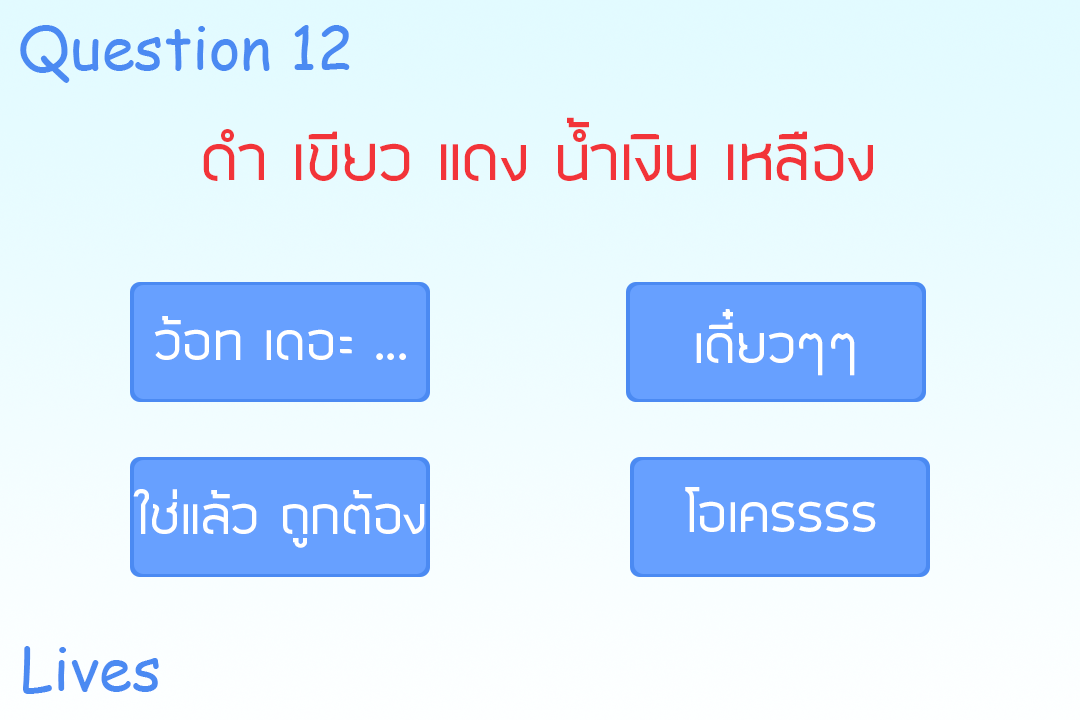
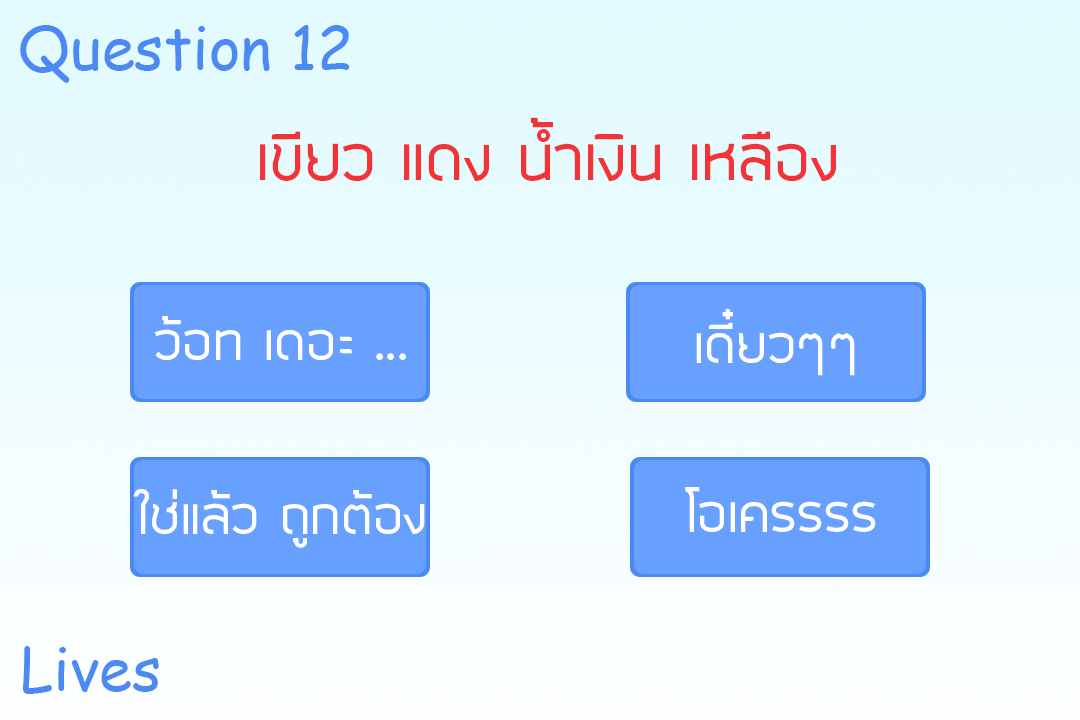
Two versions of the same layered image (1080px x 720px). Layer-by-layer changes:
renamed "ดำ เขียว แดง น้ำเงิน เหลือง" to "เขียว แดง น้ำเงิน เหลือง", painted on it over 203, 117, 873, 181
